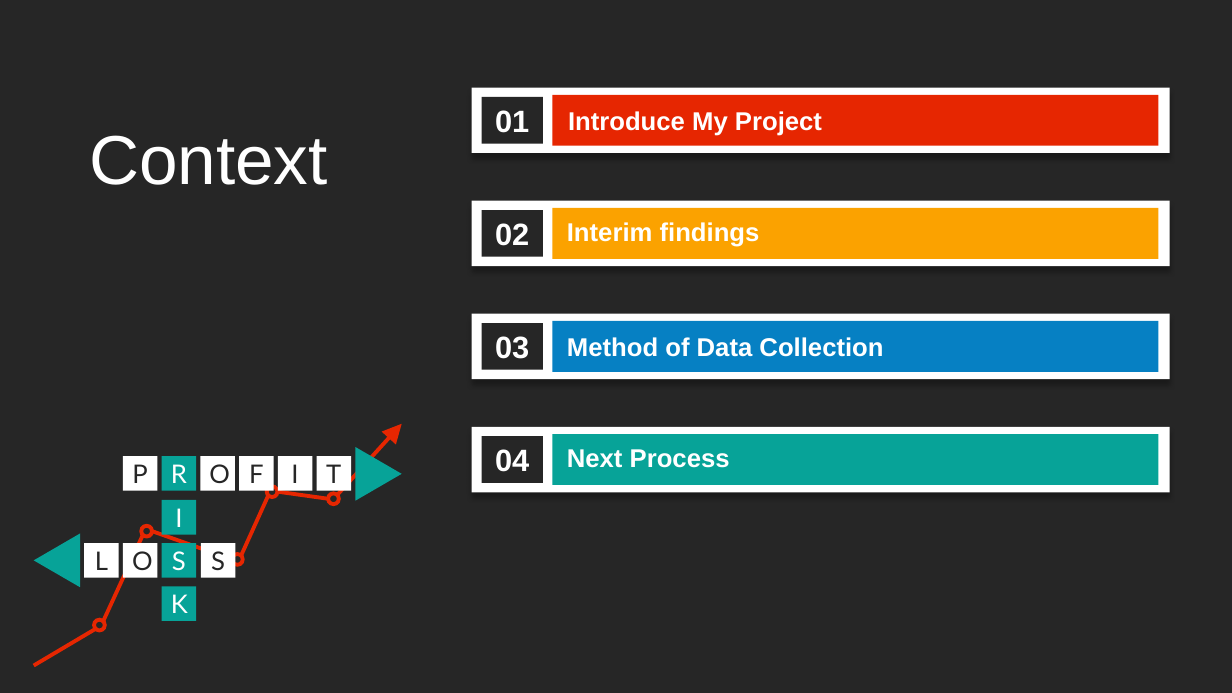
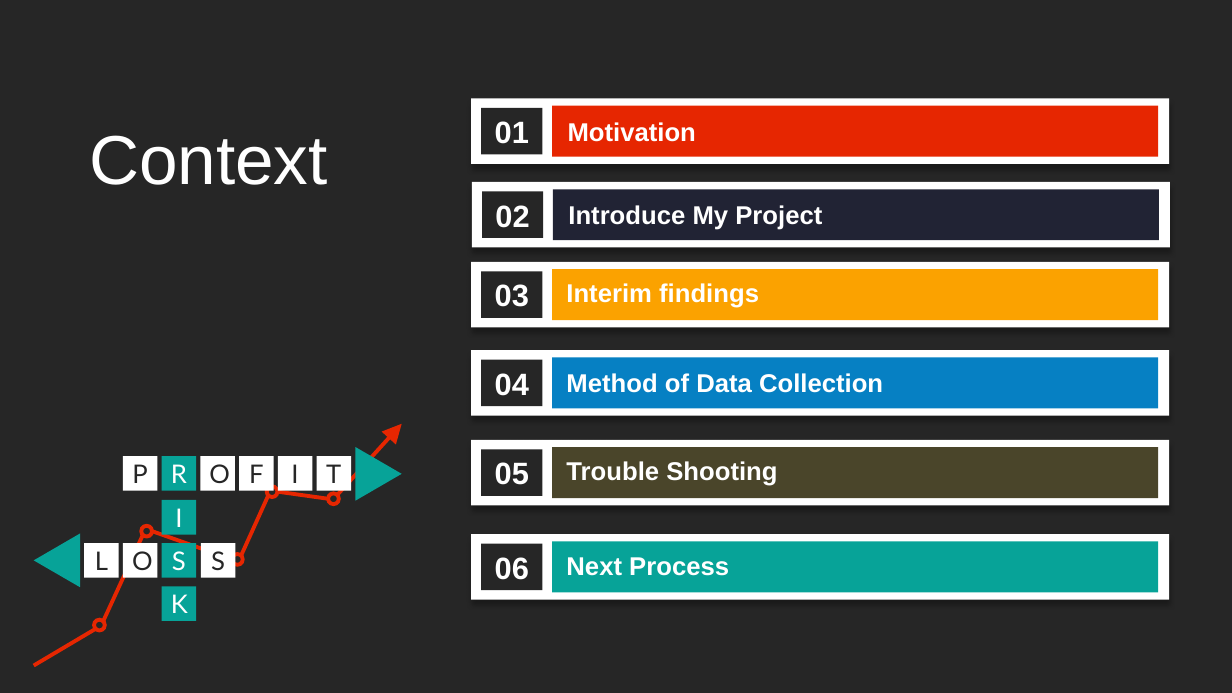
Before and after one commit to winston1214/INU, a slide deck: slide 2 of Introduction_to_Bigdata/PT/Project_Middle_Presentation.pptx. Drawn at 1232x693 pixels with LibreOffice and Linux fonts; fonts in the diff are those of the drawing. Boxes give left, top, right and bottom in pixels: in the first picture for what was removed or moved away, otherwise in the second. Text is boxed around its words. In the diff, an @@ line names an element or a change of style, - is before the commit and + after.

```diff
--- a/Introduction_to_Bigdata/PT/Project_Middle_Presentation.pptx
+++ b/Introduction_to_Bigdata/PT/Project_Middle_Presentation.pptx
@@ 4 rectangles: place and size @@
-4 rectangles at (471, 88, 1169, 153)
+4 rectangles at (471, 99, 1169, 165)
@@ text added at (568, 122, 696, 142), 20 pt, text #FFFFFF, bold @@
+Motivation
@@ rectangle added at (472, 182, 1170, 248), fill #FFFFFF @@
@@ rectangle "02": place and size @@
-rectangle "02" at (482, 210, 543, 256)
+rectangle "02" at (482, 191, 543, 238)
@@ rectangle added at (482, 189, 543, 240), fill #FFFFFF @@
@@ rectangle added at (553, 189, 1159, 240), fill #212334 @@
@@ text "Introduce My Project": place and size @@
-text "Introduce My Project" at (568, 111, 822, 136)
+text "Introduce My Project" at (568, 205, 822, 230)
@@ 3 rectangles, 1 text: place and size @@
-3 rectangles, 1 text at (471, 201, 1169, 266)
+3 rectangles, 1 text at (471, 262, 1169, 327)
@@ rectangle "03": place and size @@
-rectangle "03" at (482, 323, 543, 370)
+rectangle "03" at (482, 272, 543, 318)
@@ 3 rectangles, 1 text: place and size @@
-3 rectangles, 1 text at (471, 314, 1169, 380)
+3 rectangles, 1 text at (471, 350, 1169, 416)
@@ rectangle "04": place and size @@
-rectangle "04" at (482, 436, 543, 482)
+rectangle "04" at (482, 360, 543, 406)
@@ rectangle added at (482, 449, 543, 495), fill #262626, 24 pt, text #FFFFFF, bold @@
+05
@@ 3 rectangles: place and size @@
-3 rectangles at (471, 427, 1169, 493)
+3 rectangles at (471, 440, 1169, 506)
@@ rectangle at (552, 447, 1158, 498): fill #07A398 to #4A452A @@
@@ text added at (566, 461, 777, 486), 20 pt, text #FFFFFF, bold @@
+Trouble Shooting
@@ group added at (471, 534, 1169, 600): 4 rectangles @@
+06
@@ text "Next Process": place and size @@
-text "Next Process" at (567, 449, 730, 468)
+text "Next Process" at (566, 557, 729, 576)
```
Also in this commit, not shown: 19 other files.
